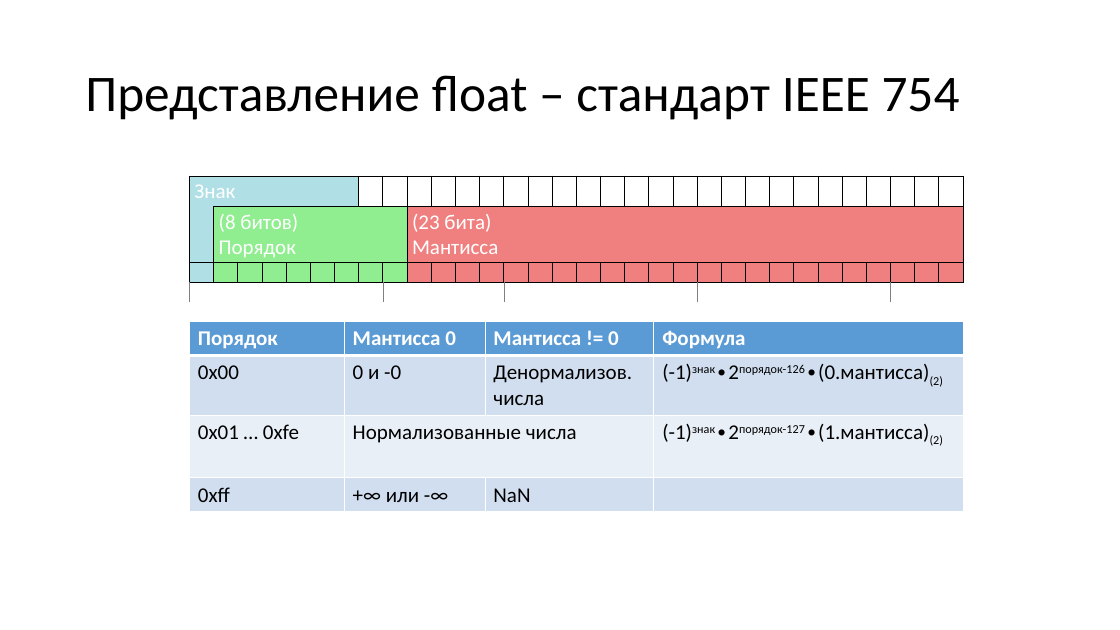
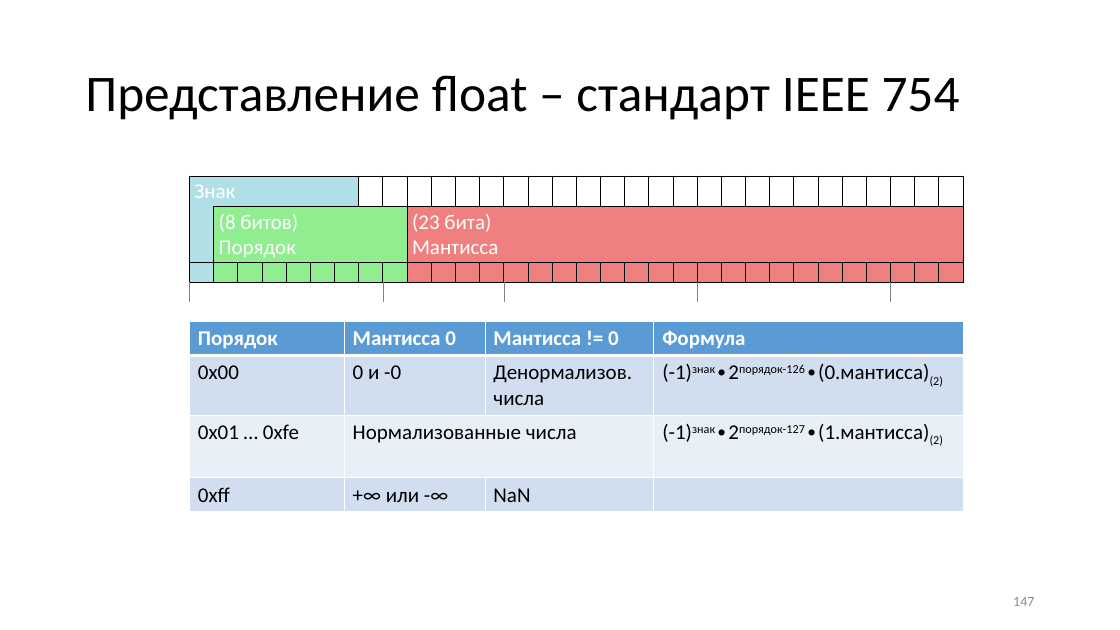
Before and after one commit to Evgueni-Petrov-aka-espetrov/Algorithms-and-Programming-in-C-pptx, a slide deck: slide 147 of 03.5 Типы языка С.pptx (slide 23 before the commit). Drawn at 1120x630 pixels with LibreOffice and Linux fonts; fonts in the diff are those of the drawing. Boxes give left, top, right and bottom in pixels: in the first picture for what was removed or moved away, otherwise in the second. Text is boxed around its words. In the diff, an @@ line names an element or a change of style, - is before the commit and + after.

```diff
--- a/03.5 Типы языка С.pptx
+++ b/03.5 Типы языка С.pptx
@@ page number added at bbox=[1013, 597, 1034, 606], 12 pt, text #8C8C8C @@
+147
```
Also in this commit, not shown: 14 other slides changed, 142 slides added, 13 slides removed.
